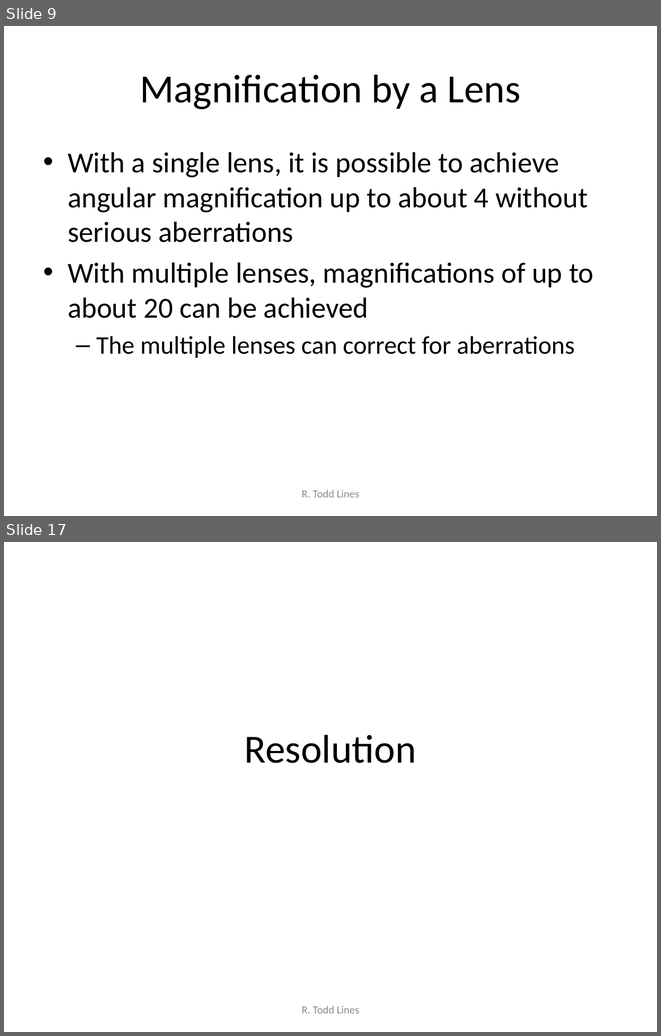
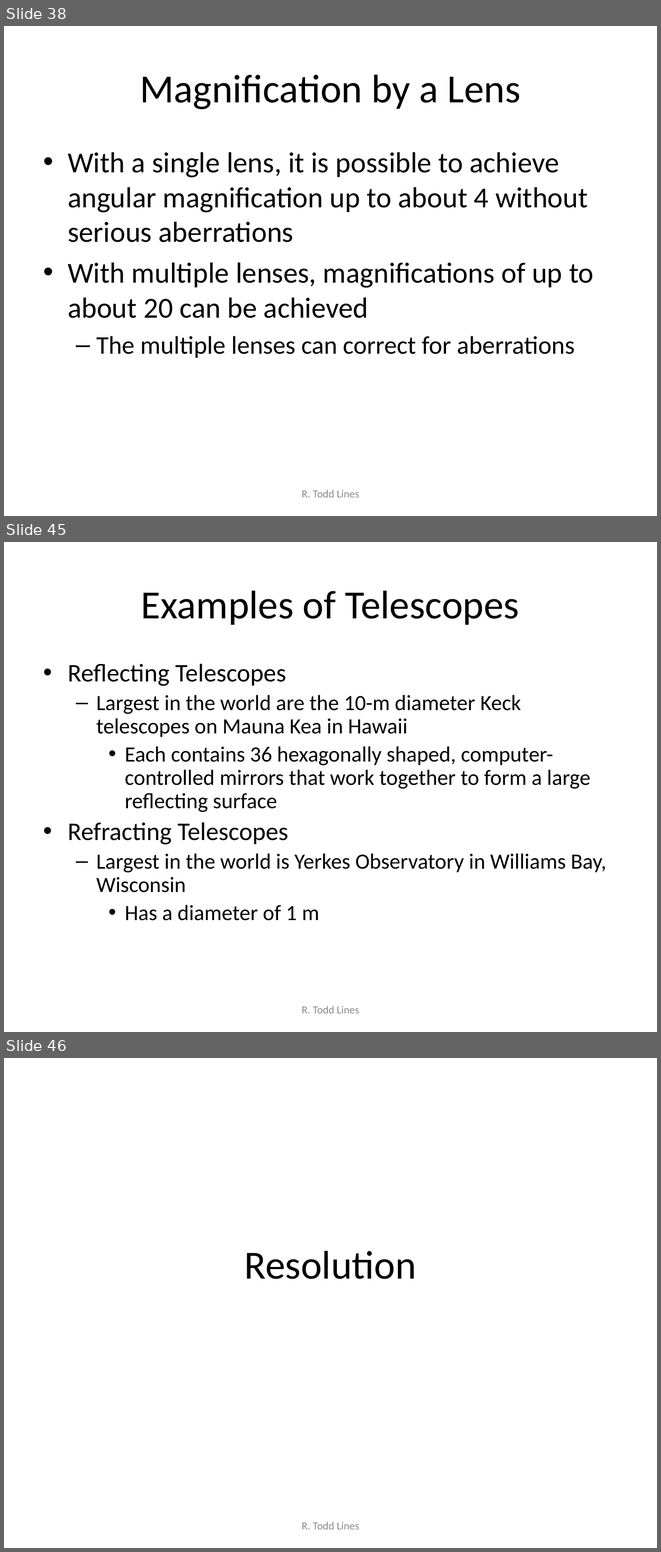
Before and after one commit to rtlines/Introductory-Physics-II, a slide deck: Lecture_Slides/PH 123 Lecture 19.pptx. Shown one above the other, each under a label of ours: slides 9 and 17 before the commit, slides 38, 45 and 46 after it; the slides between them are not shown. The pictures are 661x1036 and 661x1552 pixels, drawn with LibreOffice and Linux fonts; fonts in the diff are those of the drawing. Boxes give left, top, right and bottom in pixels: in the first picture for what was removed or moved away, otherwise in the second. Text is boxed around its words. In the diff, an @@ line names an element or a change of style, - is before the commit and + after.

```diff
--- a/Lecture_Slides/PH 123 Lecture 19.pptx
+++ b/Lecture_Slides/PH 123 Lecture 19.pptx
@@ slide 45 added at bbox=[4, 542, 657, 1032], background #FFFFFF @@
@@ title added at bbox=[141, 590, 519, 625], 44 pt, text #000000 @@
+Examples of Telescopes
@@ text added at bbox=[68, 663, 606, 920], 24 pt, text #000000 @@
+• Reflecting Telescopes
+  – Largest in the world are the 10-m diameter Keck telescopes on Mauna Kea in Hawaii
+    • Each contains 36 hexagonally shaped, computer-controlled mirrors that work together to form a large reflecting surface
+• Refracting Telescopes
+  – Largest in the world is Yerkes Observatory in Williams Bay, Wisconsin
+    • Has a diameter of 1 m
@@ text added at bbox=[302, 1006, 359, 1013], 12 pt, text #8C8C8C @@
+R. Todd Lines
@@ what was slide 9 is now slide 38 @@
@@ what was slide 17 is now slide 46 @@
```
Also in this commit, not shown: 28 other slides added, 10 other files.
